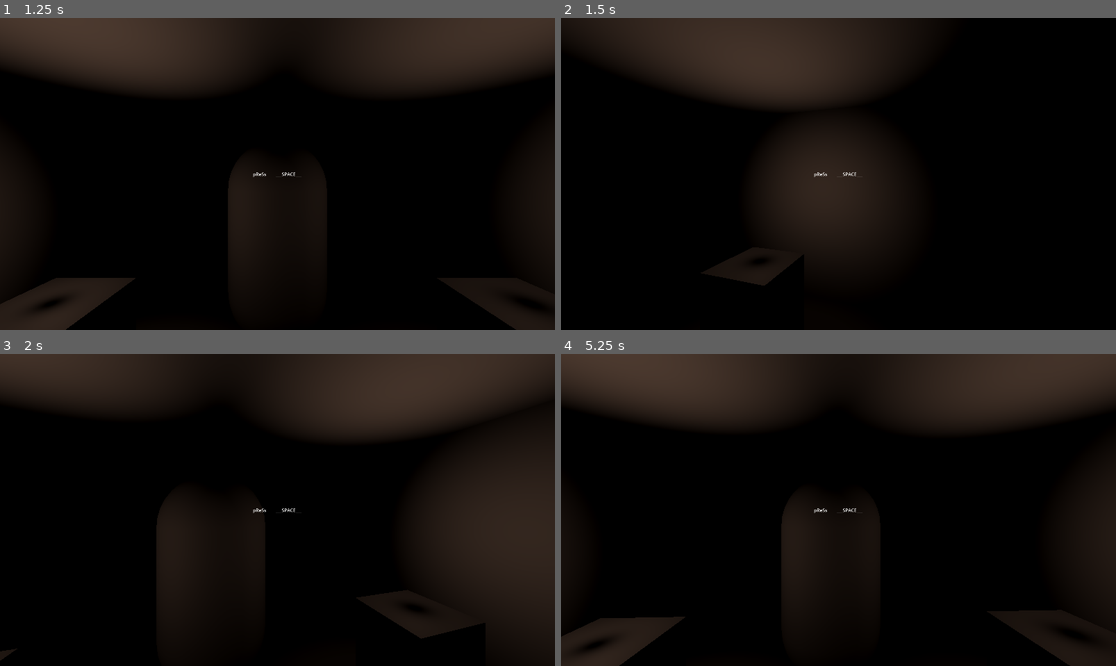
Above: before the commit, frames 1-4 (two rows, left to right).
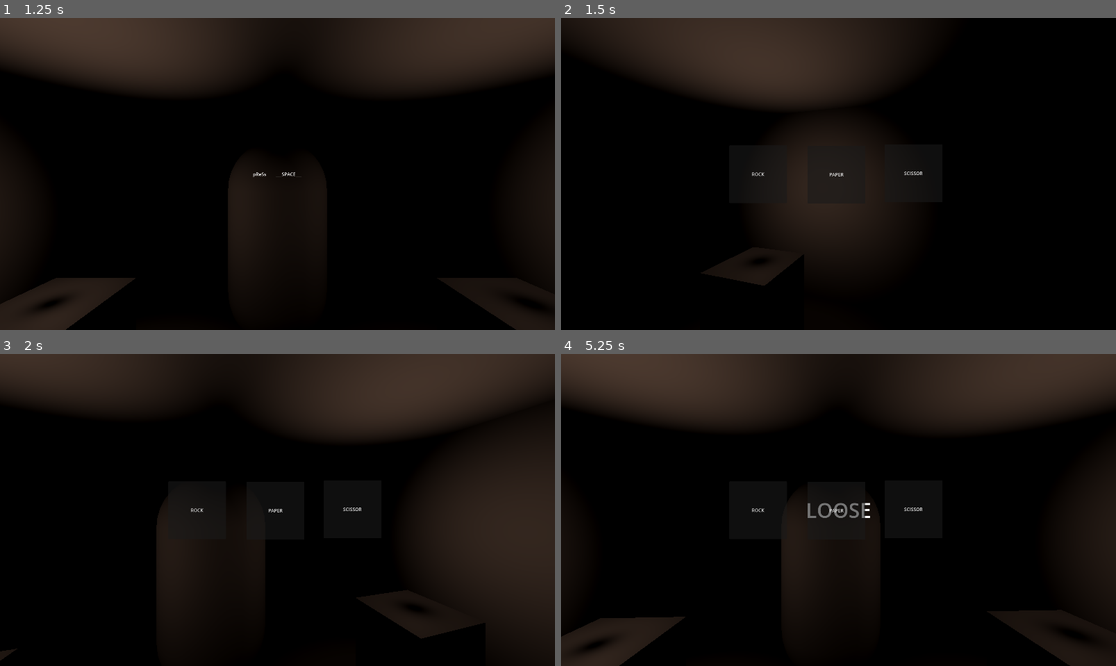
Above: after the commit, the same moments.

Repository: Blacksheep-developer/RPS-slap
Game: Godot game, scene res://scene/main_menu.tscn
Two runs of this game, one before a commit and one after it. Both use one fixed random seed, a clock stepped at 60 frames per second and the inputs below.
Inputs (mouse positions are in pixels of both pictures, inside the frame that each line leads up to):
- Up to frame 1 (1.25 s): click "Play" at 0.5 s
- Up to frame 2 (1.5 s): tap Enter at 1.25 s; move the mouse to (866, 174) at 1.27 s; tap Space (start) at 1.35 s
- Up to frame 3 (2 s): no input
- Up to frame 4 (5.25 s): click (760, 510) at 2 s, where only the run after the commit has a clickable "ROCK"; move the mouse to (727, 525) at 2.77 s; tap Space (start) at 2.85, 3.5, 3.6, 4.25, 4.35, 5, 5.1 s; move the mouse to (894, 441) at 3.52 s; move the mouse to (810, 572) at 4.27 s; move the mouse to (1005, 556) at 5.02 s

Frame 1 is identical in both runs. In frame 2, 0.1% of the frame differs, in the area x 34-66%, y 49-52%; in frame 3, 0.1%; in frame 4, 0.3%, in the area x 34-66%, y 47-53%.
Error before the commit: Parse Error: Function "choicekeys()" not found in base self. (res://scripts/opponent.gd:8)

Commit message:
clean code and fix bugs + work on game logic
bug fixes

Diff:
--- a/rps-slap/project.godot
+++ b/rps-slap/project.godot
@@ -14,10 +14,6 @@
 run/main_scene="uid://dlakoofyqrpwl"
 config/features=PackedStringArray("4.6", "GL Compatibility")
 config/icon="res://icon.svg"
-
-[autoload]
-
-Gamemanager="*uid://b1hutko80s1v8"
 
 [display]
 
--- a/rps-slap/scene/game.tscn
+++ b/rps-slap/scene/game.tscn
@@ -4,6 +4,12 @@
 [ext_resource type="PackedScene" uid="uid://b7bqodoqn6f6s" path="res://scene/player.tscn" id="1_dbls1"]
 [ext_resource type="PackedScene" uid="uid://jotosmeuxfu0" path="res://scene/room.tscn" id="2_33cqm"]
 [ext_resource type="PackedScene" uid="uid://cmb7aghv0x4xl" path="res://scene/opponent.tscn" id="2_xwcet"]
+
+[sub_resource type="LabelSettings" id="LabelSettings_xwcet"]
+font_size = 70
+
+[sub_resource type="StyleBoxFlat" id="StyleBoxFlat_xwcet"]
+bg_color = Color(0.6, 0.6, 0.6, 0)
 
 [node name="game" type="Node3D" unique_id=627441399]
 script = ExtResource("1_33cqm")
@@ -24,7 +30,8 @@
 grow_horizontal = 2
 grow_vertical = 2
 
-[node name="Label" type="Label" parent="hud" unique_id=480121555]
+[node name="start_label" type="Label" parent="hud" unique_id=480121555]
+visible = false
 layout_mode = 1
 anchors_preset = 14
 anchor_top = 0.5
@@ -37,3 +44,97 @@
 text = "pReSs        ___SPACE___"
 horizontal_alignment = 1
 vertical_alignment = 1
+
+[node name="draw_label" type="Label" parent="hud" unique_id=1227527171]
+visible = false
+layout_mode = 1
+anchors_preset = 14
+anchor_top = 0.5
+anchor_right = 1.0
+anchor_bottom = 0.5
+offset_top = -11.5
+offset_bottom = 11.5
+grow_horizontal = 2
+grow_vertical = 2
+text = "DRAW"
+label_settings = SubResource("LabelSettings_xwcet")
+horizontal_alignment = 1
+vertical_alignment = 1
+
+[node name="win_label" type="Label" parent="hud" unique_id=1887040010]
+visible = false
+layout_mode = 1
+anchors_preset = 14
+anchor_top = 0.5
+anchor_right = 1.0
+anchor_bottom = 0.5
+offset_top = -11.5
+offset_bottom = 11.5
+grow_horizontal = 2
+grow_vertical = 2
+text = "WIN"
+label_settings = SubResource("LabelSettings_xwcet")
+horizontal_alignment = 1
+vertical_alignment = 1
+
+[node name="loose_label" type="Label" parent="hud" unique_id=1453561269]
+visible = false
+layout_mode = 1
+anchors_preset = 14
+anchor_top = 0.5
+anchor_right = 1.0
+anchor_bottom = 0.5
+offset_top = -11.5
+offset_bottom = 11.5
+grow_horizontal = 2
+grow_vertical = 2
+text = "LOOSE"
+label_settings = SubResource("LabelSettings_xwcet")
+horizontal_alignment = 1
+vertical_alignment = 1
+
+[node name="Panel" type="Panel" parent="hud" unique_id=1130372141]
+layout_mode = 1
+anchors_preset = 8
+anchor_left = 0.5
+anchor_top = 0.5
+anchor_right = 0.5
+anchor_bottom = 0.5
+offset_left = -450.0
+offset_top = -188.0
+offset_right = 450.0
+offset_bottom = 188.0
+grow_horizontal = 2
+grow_vertical = 2
+theme_override_styles/panel = SubResource("StyleBoxFlat_xwcet")
+
+[node name="rock" type="Button" parent="hud/Panel" unique_id=1938093579]
+visible = false
+layout_mode = 0
+offset_left = 72.0
+offset_top = 89.0
+offset_right = 272.0
+offset_bottom = 289.0
+text = "ROCK"
+
+[node name="paper" type="Button" parent="hud/Panel" unique_id=540754096]
+visible = false
+layout_mode = 0
+offset_left = 343.0
+offset_top = 90.0
+offset_right = 543.0
+offset_bottom = 290.0
+text = "PAPER"
+
+[node name="scissor" type="Button" parent="hud/Panel" unique_id=1470690207]
+visible = false
+layout_mode = 0
+offset_left = 610.0
+offset_top = 86.0
+offset_right = 810.0
+offset_bottom = 286.0
+text = "SCISSOR"
+
+[connection signal="pressed" from="hud/Panel/rock" to="." method="_on_rock_pressed"]
+[connection signal="pressed" from="hud/Panel/paper" to="." method="_on_paper_pressed"]
+[connection signal="pressed" from="hud/Panel/scissor" to="." method="_on_scissor_pressed"]
--- a/rps-slap/scripts/gamemanager.gd
+++ b/rps-slap/scripts/gamemanager.gd
@@ -1,14 +1,102 @@
 extends Node3D
 
 var is_playing = false
-var is_waiting = false
 
-@onready var player: Node3D = get_node("../player")
-@onready var opponent: Node3D = get_node("../opponent")
+@onready var player = $player
+@onready var opponent = $opponent
 
+#var player_is_rock
+#var player_is_paper
+#var player_is_scissor
+var player_choice
+var opponent_choice
+#var opponent_is_rock
+#var opponent_is_paper
+#var opponent_is_scissor
+@onready var rock_button = $hud/Panel/rock
+@onready var paper_button = $hud/Panel/paper
+@onready var scissor_button = $hud/Panel/scissor
+@onready var start_label = $hud/start_label
+@onready var draw_label = $hud/draw_label
+@onready var win_label = $hud/win_label
+@onready var loose_label = $hud/loose_label
+
+###############################################################################
 func _ready() -> void:
-	is_waiting = true
+	is_playing = false
+	start_label.visible = true
+
+	draw_label.visible = false
+	win_label.visible = false
+	win_label.visible = false
+###############################################################################
+
 func play():
+	if is_playing:
+		return
 	is_playing = true
+	start_label.visible = false
+
+	rock_button.visible = true
+	paper_button.visible = true
+	scissor_button.visible = true
+
+	await get_tree().create_timer(3).timeout
+	is_playing = false
+
 func waiting():
-	is_waiting = true
+	is_playing = false
+
+func compare_choices():
+	if player_choice == opponent_choice:
+		draw()
+	elif (player_choice == 0 and opponent_choice == 2) or (player_choice == 1 and opponent_choice == 0) or (player_choice == 2 and opponent_choice == 1):
+		win()
+	else:
+		loose()
+
+func draw():
+	draw_label.visible = true
+	await get_tree().create_timer(2).timeout
+	draw_label.visible = false
+func win():
+	win_label.visible = true
+	await get_tree().create_timer(2).timeout
+	win_label.visible = false
+	player.slap()
+
+func loose():
+	loose_label.visible = true
+	await get_tree().create_timer(2).timeout
+	loose_label.visible = false
+	opponent.slap()
+
+func _on_rock_pressed() -> void:
+	#player_is_rock = true
+	player_choice = 0
+	rock_button.visible = false
+	paper_button.visible = false
+	scissor_button.visible = false
+	opponent_choice = opponent.pick_random()
+	await get_tree().create_timer(3).timeout
+	compare_choices()
+
+func _on_paper_pressed() -> void:
+	#player_is_paper = true
+	player_choice = 1
+	rock_button.visible = false
+	paper_button.visible = false
+	scissor_button.visible = false
+	opponent_choice = opponent.pick_random()
+	await get_tree().create_timer(3).timeout
+	compare_choices()
+
+func _on_scissor_pressed() -> void:
+	#player_is_scissor = true
+	player_choice = 2
+	rock_button.visible = false
+	paper_button.visible = false
+	scissor_button.visible = false
+	opponent_choice = opponent.pick_random()
+	await get_tree().create_timer(3).timeout
+	compare_choices()
--- a/rps-slap/scripts/opponent.gd
+++ b/rps-slap/scripts/opponent.gd
@@ -1,8 +1,13 @@
 extends Node3D
 
-enum choice { ROCK, PAPER, SCISSORS}
+enum choice { ROCK, PAPER, SCISSOR}
+var current_choice: choice
 
 ###############################################################################
+func _ready() -> void:
+	randomize()
+
 func pick_random() -> choice:
-	return choice.values().pick_random()
-	print(choicekeys()[result])
+	current_choice = choice.values().pick_random()
+	print(choice.keys()[current_choice])
+	return current_choice
--- a/rps-slap/scripts/player.gd
+++ b/rps-slap/scripts/player.gd
@@ -1,7 +1,9 @@
 extends Node3D
 
+@onready var game: Node3D = get_node("..")
+@onready var opponent: Node3D = $opponent # Reference to the opponent node in the scene tree
 
-@onready var opponent = get_node("../opponent") # Reference to the opponent node in the scene tree
+enum choice { ROCK, PAPER, SCISSOR}
 
 var target_y: float = 89.5 # Target Y rotation angle for lerping towards the opponent
 
@@ -13,6 +15,7 @@
 
 var mouse_rotation_enabled: bool = true # Flag to disable mouse rotation after pressing space
 
+###########################################################################
 func _ready() -> void:
 	Input.set_mouse_mode(Input.MOUSE_MODE_CAPTURED) # Capture the mouse so it's hidden and locked to the window
 
@@ -24,6 +27,9 @@
 func _process(delta: float) -> void:
 	# When the "start" action (spacebar) is pressed
 	if Input.is_action_just_pressed("start"):
+		if game.is_playing:
+			return
+		game.play()               ###
 		# Show the mouse cursor again
 		Input.set_mouse_mode(Input.MOUSE_MODE_VISIBLE)
 		mouse_rotation_enabled = false # Disable further mouse-based rotation
@@ -38,3 +44,11 @@
 		if abs(rotation.y - target_y) < 0.01:
 			rotation.y = target_y
 			rotating = false
+
+###########################################################################
+
+func play():
+	pass
+
+func slap():
+	pass
